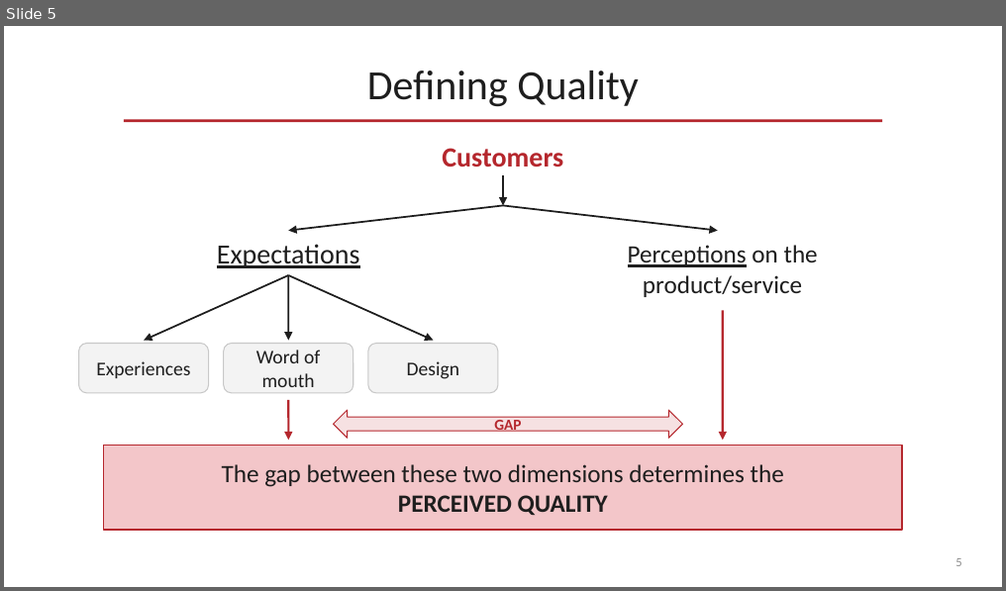
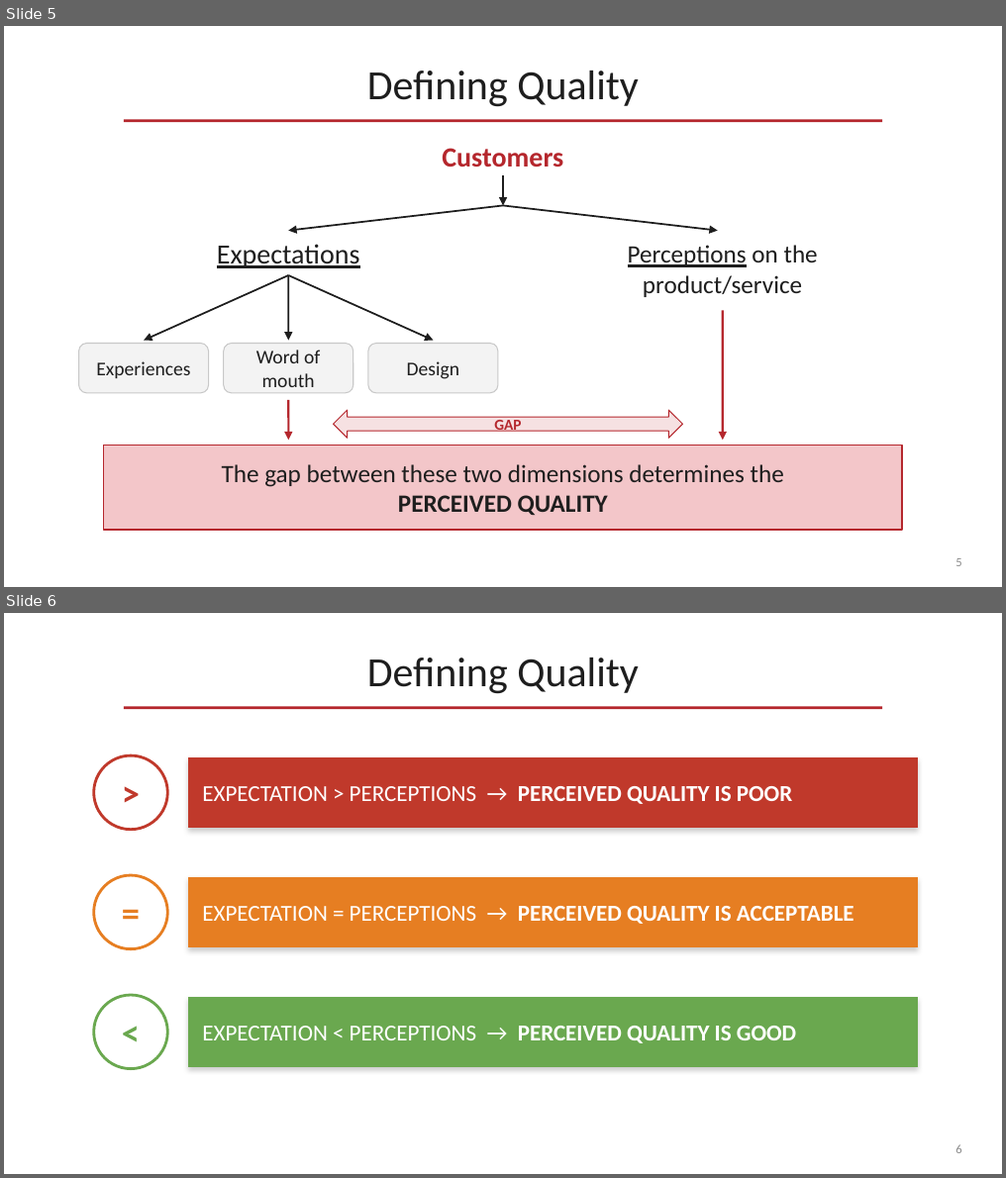
Before and after one commit to OfficialMatteoPiras/ManagementEngineering, a slide deck: SmartOperationsAndSupplyChain Management/pdf/Quality Management-claude.pptx. Shown one above the other, each under a label of ours: slide 5 before the commit, slides 5 and 6 after it. The pictures are 1006x591 and 1006x1178 pixels, drawn with LibreOffice and Linux fonts; fonts in the diff are those of the drawing. Boxes give left, top, right and bottom in pixels: in the first picture for what was removed or moved away, otherwise in the second. Text is boxed around its words. In the diff, an @@ line names an element or a change of style, - is before the commit and + after.

```diff
--- a/SmartOperationsAndSupplyChain Management/pdf/Quality Management-claude.pptx
+++ b/SmartOperationsAndSupplyChain Management/pdf/Quality Management-claude.pptx
@@ slide 6 added at <box>4,613,1002,1174</box>, background #FFFFFF @@
@@ text added at <box>367,658,639,694</box>, 30 pt, text #1E1E1E @@
+Defining Quality
@@ line added from (124, 708) to (882, 708), #B5272D 2 pt @@
@@ ellipse added at <box>94,756,167,830</box>, fill #FFFFFF, outline #C0392B 2 pt, 26 pt, text #C0392B, bold @@
+>
@@ rectangle added at <box>188,758,917,828</box>, fill #C0392B, outline #C0392B 0.75 pt, 16.5 pt, text #FFFFFF @@
+EXPECTATION > PERCEPTIONS → PERCEIVED QUALITY IS POOR
@@ ellipse added at <box>94,875,167,950</box>, fill #FFFFFF, outline #E67E22 2 pt, 26 pt, text #E67E22, bold @@
+=
@@ rectangle added at <box>188,877,917,948</box>, fill #E67E22, outline #E67E22 0.75 pt, 16.5 pt, text #FFFFFF, bold @@
+EXPECTATION = PERCEPTIONS → PERCEIVED QUALITY IS ACCEPTABLE
@@ ellipse added at <box>94,995,167,1069</box>, fill #FFFFFF, outline #6AA84F 2 pt, 26 pt, text #6AA84F, bold @@
+<
@@ rectangle added at <box>188,997,917,1067</box>, fill #6AA84F, outline #6AA84F 0.75 pt, 16.5 pt, text #FFFFFF @@
+EXPECTATION < PERCEPTIONS → PERCEIVED QUALITY IS GOOD
@@ page number added at <box>955,1145,961,1154</box>, 9 pt, text #8A8A8A @@
+6
```
Also in this commit, not shown: 1 other slide added.
